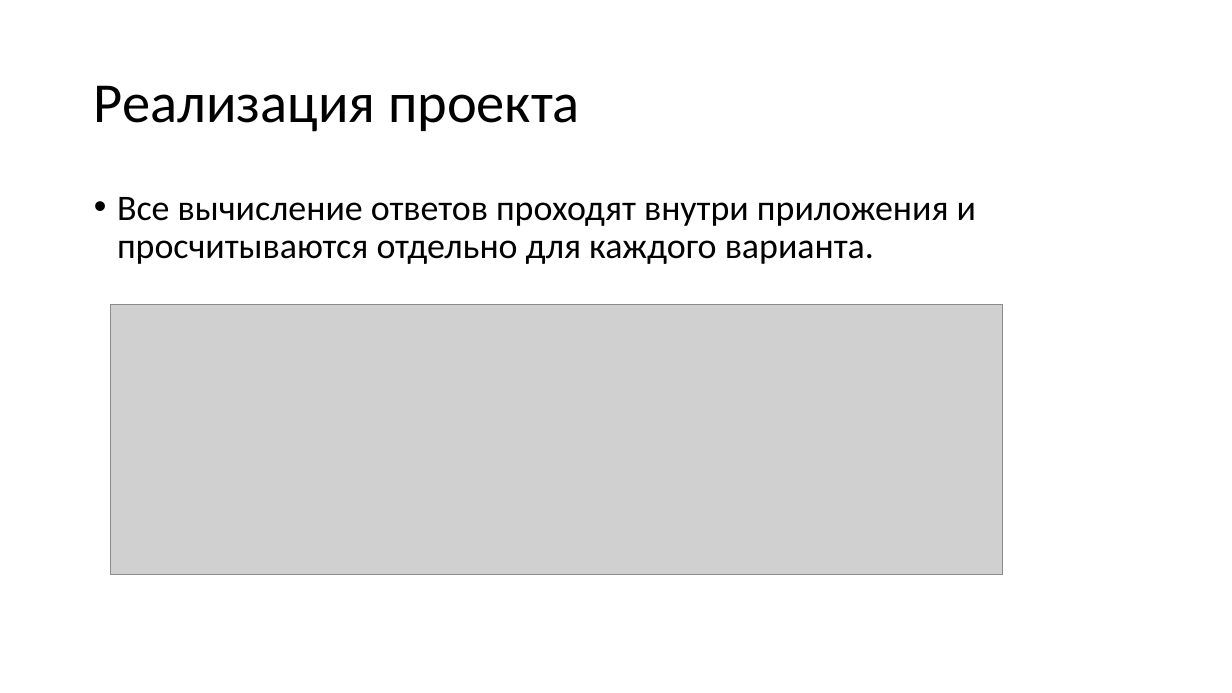
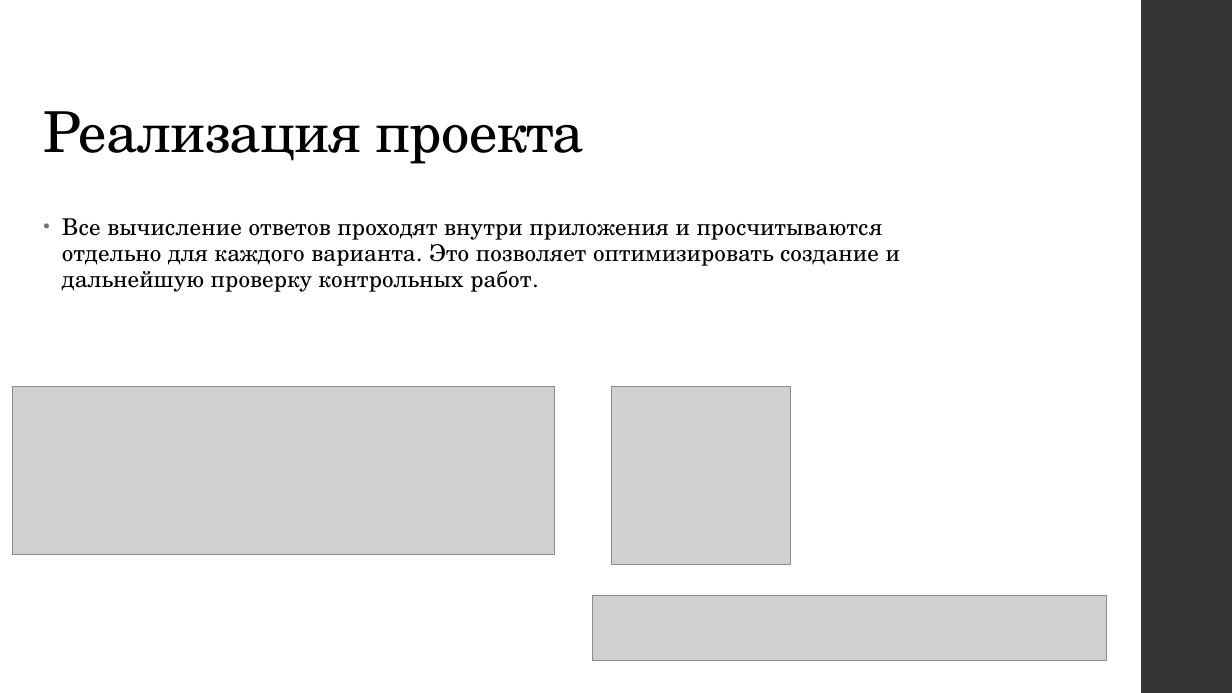
Before and after one commit to Roplik/CBC, a slide deck: slide 3 of python_project.pptx (slide 4 before the commit). Drawn at 1232x693 pixels with LibreOffice and Linux fonts; fonts in the diff are those of the drawing; grey boxes stand for pictures. Boxes give left, top, right and bottom in pixels: in the first picture for what was removed or moved away, otherwise in the second. Text is boxed around its words. In the diff, an @@ line names an element or a change of style, - is before the commit and + after.

```diff
--- a/python_project.pptx
+++ b/python_project.pptx
@@ rectangle added at (x1=1141, y1=0, x2=1232, y2=693), fill #353537 @@
@@ title "Реализация проекта" moved from (x1=94, y1=85, x2=580, y2=132) to (x1=43, y1=111, x2=584, y2=164) @@
@@ title "Реализация проекта" at (x1=43, y1=111, x2=584, y2=164): font Calibri to TeX Gyre Schola, letter spacing 0 to -0.5 pt; vertical alignment middle to bottom @@
@@ text at (x1=62, y1=218, x2=900, y2=292): text changed; size 28 to 18 pt; font Calibri to TeX Gyre Schola @@
-• Все вычисление ответов проходят внутри приложения и просчитываются отдельно для каждого варианта.
+• Все вычисление ответов проходят внутри приложения и просчитываются отдельно для каждого варианта. Это позволяет оптимизировать создание и дальнейшую проверку контрольных работ.
@@ picture resized from (x1=111, y1=304, x2=1004, y2=574) to (x1=13, y1=386, x2=555, y2=555) @@
@@ picture added at (x1=612, y1=386, x2=791, y2=565) @@
@@ picture added at (x1=593, y1=595, x2=1107, y2=661) @@
```
Also in this commit, not shown: 3 other slides changed, 5 slides added, 4 slides removed.
